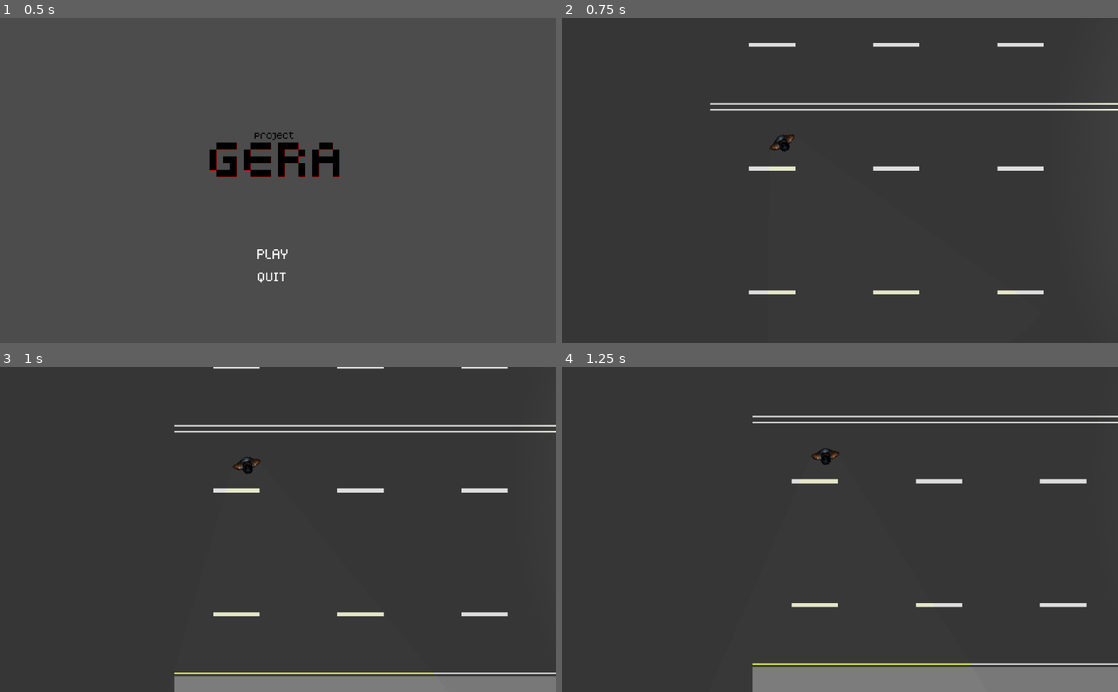
Above: before the commit, frames 1-4 (two rows, left to right).
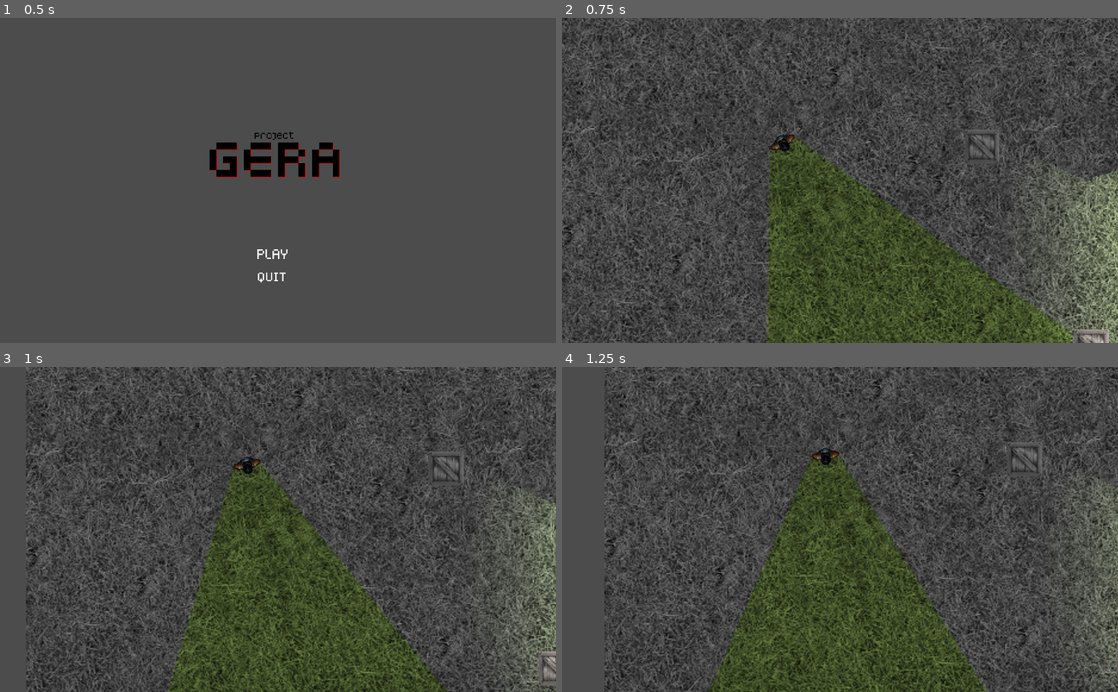
Above: after the commit, the same moments.

Repository: dotnize/gera
Game: Godot game, scene res://scenes/Menu.tscn
Two runs of this game, one before a commit and one after it. Both use one fixed random seed, a clock stepped at 60 frames per second and the inputs below. The engine's default icon, where the game draws it, is replaced by a stand-in: a white triangle on a blue panel in a dark square.
Inputs:
- Up to frame 1 (0.5 s): no input
- Up to frame 2 (0.75 s): click "PLAY" at 0.5 s
- Up to frame 3 (1 s): no input
- Up to frame 4 (1.25 s): no input

Frame 1 is identical in both runs. In frame 2, 38% of the frame differs, in the area x 0-100%, y 0-100%; in frame 3, 37%; in frame 4, 37%.

Commit message:
new test world, LOS now gets blocked by walls

Diff:
--- a/scenes/Player.tscn
+++ b/scenes/Player.tscn
@@ -86,23 +86,26 @@
 "speed": 10.0
 } ]
 
-[sub_resource type="OccluderPolygon2D" id=15]
+[sub_resource type="CanvasItemMaterial" id=20]
+light_mode = 2
+
+[sub_resource type="OccluderPolygon2D" id=17]
 polygon = PoolVector2Array( -1.93374, -12.3739, -7.54166, 2.58051, -1.93374, 15.9327, 10.0832, 2.58051 )
 
-[sub_resource type="SpriteFrames" id=16]
+[sub_resource type="SpriteFrames" id=18]
 animations = [ {
+"frames": [ ExtResource( 4 ) ],
+"loop": true,
+"name": "pistol_9mm",
+"speed": 5.0
+}, {
 "frames": [ ExtResource( 7 ) ],
 "loop": true,
 "name": "pistol_deagle",
 "speed": 5.0
-}, {
-"frames": [ ExtResource( 4 ) ],
-"loop": true,
-"name": "pistol_9mm",
-"speed": 5.0
 } ]
 
-[sub_resource type="SpriteFrames" id=17]
+[sub_resource type="SpriteFrames" id=19]
 animations = [ {
 "frames": [ ExtResource( 8 ) ],
 "loop": true,
@@ -113,7 +116,7 @@
 [node name="Player" type="KinematicBody2D"]
 script = ExtResource( 3 )
 
-[node name="icon" type="Sprite" parent="."]
+[node name="icon for LOS test" type="Sprite" parent="."]
 visible = false
 position = Vector2( 29.0164, -23.664 )
 scale = Vector2( 16.8459, 16.8459 )
@@ -129,7 +132,8 @@
 animation = "player_run"
 
 [node name="LightOccluder2D" type="LightOccluder2D" parent="PlayerSprite"]
-occluder = SubResource( 15 )
+material = SubResource( 20 )
+occluder = SubResource( 17 )
 
 [node name="Aim" type="Position2D" parent="."]
 position = Vector2( 19.3842, 1.62639 )
@@ -141,13 +145,13 @@
 [node name="PistolSprite" type="AnimatedSprite" parent="."]
 visible = false
 position = Vector2( 4.11765, -2.97114 )
-frames = SubResource( 16 )
+frames = SubResource( 18 )
 animation = "pistol_9mm"
 
 [node name="RifleSprite" type="AnimatedSprite" parent="."]
 visible = false
 position = Vector2( 0.582279, -3.11939 )
-frames = SubResource( 17 )
+frames = SubResource( 19 )
 animation = "smg_mp5"
 
 [node name="Camera2D" type="Camera2D" parent="."]
@@ -163,9 +167,14 @@
 drag_margin_bottom = 0.0
 
 [node name="LOS" type="Light2D" parent="."]
-position = Vector2( 198.222, 0.824601 )
-scale = Vector2( 0.970964, 1.01989 )
+light_mask = 2
+position = Vector2( -11.2612, 1.24519 )
+scale = Vector2( 2.1719, 2.28134 )
 texture = ExtResource( 9 )
+offset = Vector2( 110, 0 )
+texture_scale = 0.5
 mode = 2
 range_item_cull_mask = 3
+shadow_enabled = true
+shadow_item_cull_mask = 2
 [connection signal="timeout" from="ShootingTimer" to="." method="_on_ShootingTimer_timeout"]
--- a/scenes/World.tscn
+++ b/scenes/World.tscn
@@ -1,10 +1,12 @@
-[gd_scene load_steps=11 format=2]
+[gd_scene load_steps=14 format=2]
 
 [ext_resource path="res://scenes/Player.tscn" type="PackedScene" id=1]
 [ext_resource path="res://scripts/World.gd" type="Script" id=2]
 [ext_resource path="res://assets/world/groundtiles.png" type="Texture" id=3]
 [ext_resource path="res://assets/light.png" type="Texture" id=4]
 [ext_resource path="res://assets/vehicles/bk_cars1.a.png" type="Texture" id=5]
+[ext_resource path="res://assets/grass.png" type="Texture" id=6]
+[ext_resource path="res://scenes/testcrate.tscn" type="PackedScene" id=7]
 
 [sub_resource type="Shader" id=1]
 code = "shader_type canvas_item;
@@ -61,82 +63,60 @@
 atlas = ExtResource( 5 )
 region = Rect2( 67, 17, 47, 91 )
 
+[sub_resource type="OccluderPolygon2D" id=7]
+polygon = PoolVector2Array( 20.9011, 42.9977, 21.044, -42.9655, 18.0093, -45.9673, -18.9706, -46.009, -21.921, -43.0323, -21.9389, 43.0003, -19.9389, 45.0431, 18.9006, 44.9734 )
+
 [node name="World" type="Node2D"]
 material = SubResource( 2 )
 script = ExtResource( 2 )
 
 [node name="GroundTiles" type="TileMap" parent="."]
+visible = false
 use_parent_material = true
 scale = Vector2( 2.5, 2.5 )
 tile_set = SubResource( 3 )
 format = 1
 tile_data = PoolIntArray( -655377, 0, 131075, -655376, 0, 131075, -655375, 0, 131075, -655374, 0, 131075, -655373, 0, 1 …(15809 unchanged characters)…
 
+[node name="grass" type="Sprite" parent="."]
+light_mask = 3
+use_parent_material = true
+position = Vector2( 755.964, 523.245 )
+scale = Vector2( 1.53774, 1.53774 )
+texture = ExtResource( 6 )
+
 [node name="BulletContainer" type="Node" parent="."]
 
 [node name="Player" parent="." instance=ExtResource( 1 )]
 position = Vector2( 253.194, 367.234 )
 
-[node name="one central label" type="RichTextLabel" parent="."]
+[node name="Light2D" type="Light2D" parent="."]
 use_parent_material = true
-margin_left = 256.086
-margin_top = -118.77
-margin_right = 365.086
-margin_bottom = -98.7704
-rect_rotation = -10.2991
-rect_scale = Vector2( 5, 5 )
-focus_mode = 2
-mouse_default_cursor_shape = 3
-custom_colors/default_color = Color( 0.996078, 0.101961, 0.0352941, 1 )
-text = "one central"
-selection_enabled = true
-__meta__ = {
-"_edit_use_anchors_": false
-}
-
-[node name="emall label" type="RichTextLabel" parent="."]
-use_parent_material = true
-margin_left = 2367.63
-margin_top = -168.302
-margin_right = 2476.63
-margin_bottom = -148.302
-rect_rotation = -10.2991
-rect_scale = Vector2( 10, 10 )
-focus_mode = 2
-mouse_default_cursor_shape = 3
-custom_colors/default_color = Color( 0.996078, 0.101961, 0.0352941, 1 )
-text = "emall"
-selection_enabled = true
-__meta__ = {
-"_edit_use_anchors_": false
-}
-
-[node name="manokins" type="RichTextLabel" parent="."]
-use_parent_material = true
-margin_left = -925.417
-margin_top = 736.563
-margin_right = -816.417
-margin_bottom = 756.563
-rect_rotation = -10.2991
-rect_scale = Vector2( 5, 5 )
-focus_mode = 2
-mouse_default_cursor_shape = 3
-custom_colors/default_color = Color( 0.996078, 0.101961, 0.0352941, 1 )
-text = "manokins"
-selection_enabled = true
-__meta__ = {
-"_edit_use_anchors_": false
-}
+position = Vector2( 897.069, 527.746 )
+texture = ExtResource( 4 )
+texture_scale = 0.7
+energy = 1.3
+shadow_enabled = true
 
 [node name="bk_cars1a" type="Sprite" parent="."]
 light_mask = 2
 material = SubResource( 4 )
-position = Vector2( 813.792, 413.016 )
+position = Vector2( 701.89, 362.911 )
 rotation = 1.309
 scale = Vector2( 1.63207, 1.63207 )
 texture = SubResource( 5 )
 
-[node name="Light2D" type="Light2D" parent="."]
-use_parent_material = true
-position = Vector2( 1111.32, 411.153 )
-texture = ExtResource( 4 )
+[node name="LightOccluder2D" type="LightOccluder2D" parent="bk_cars1a"]
+occluder = SubResource( 7 )
+
+[node name="crate" parent="." instance=ExtResource( 7 )]
+light_mask = 1
+position = Vector2( 510.503, 371.502 )
+
+[node name="crate2" parent="." instance=ExtResource( 7 )]
+light_mask = 1
+position = Vector2( 977.962, 470.86 )
+
+[node name="crate3" parent="." instance=ExtResource( 7 )]
+light_mask = 1
+position = Vector2( 651.473, 630.023 )
--- /dev/null
+++ b/scenes/testcrate.tscn
@@ -0,0 +1,27 @@
+[gd_scene load_steps=4 format=2]
+
+[ext_resource path="res://assets/crate.png" type="Texture" id=1]
+
+[sub_resource type="OccluderPolygon2D" id=1]
+polygon = PoolVector2Array( -22.2832, -22.2213, -22.2787, -16.8719, -22.2457, 22.1697, 22.1881, 22.2146, 22.1708, -22.1682 )
+
+[sub_resource type="RectangleShape2D" id=2]
+extents = Vector2( 22.2716, 22.4194 )
+
+[node name="KinematicBody2D" type="KinematicBody2D"]
+light_mask = 3
+use_parent_material = true
+
+[node name="Sprite" type="Sprite" parent="."]
+use_parent_material = true
+scale = Vector2( 0.0866828, 0.0866828 )
+texture = ExtResource( 1 )
+
+[node name="LightOccluder2D" type="LightOccluder2D" parent="Sprite"]
+light_mask = 2
+scale = Vector2( 11.5363, 11.5363 )
+occluder = SubResource( 1 )
+light_mask = 2
+
+[node name="CollisionShape2D" type="CollisionShape2D" parent="."]
+shape = SubResource( 2 )
Binary file added: assets/crate.png
Not shown, added: assets/crate.png.import
Binary file added: assets/grass.png
Not shown, added: assets/grass.png.import
Not shown: 1 places in scenes/Player.tscn that only renumber resources
